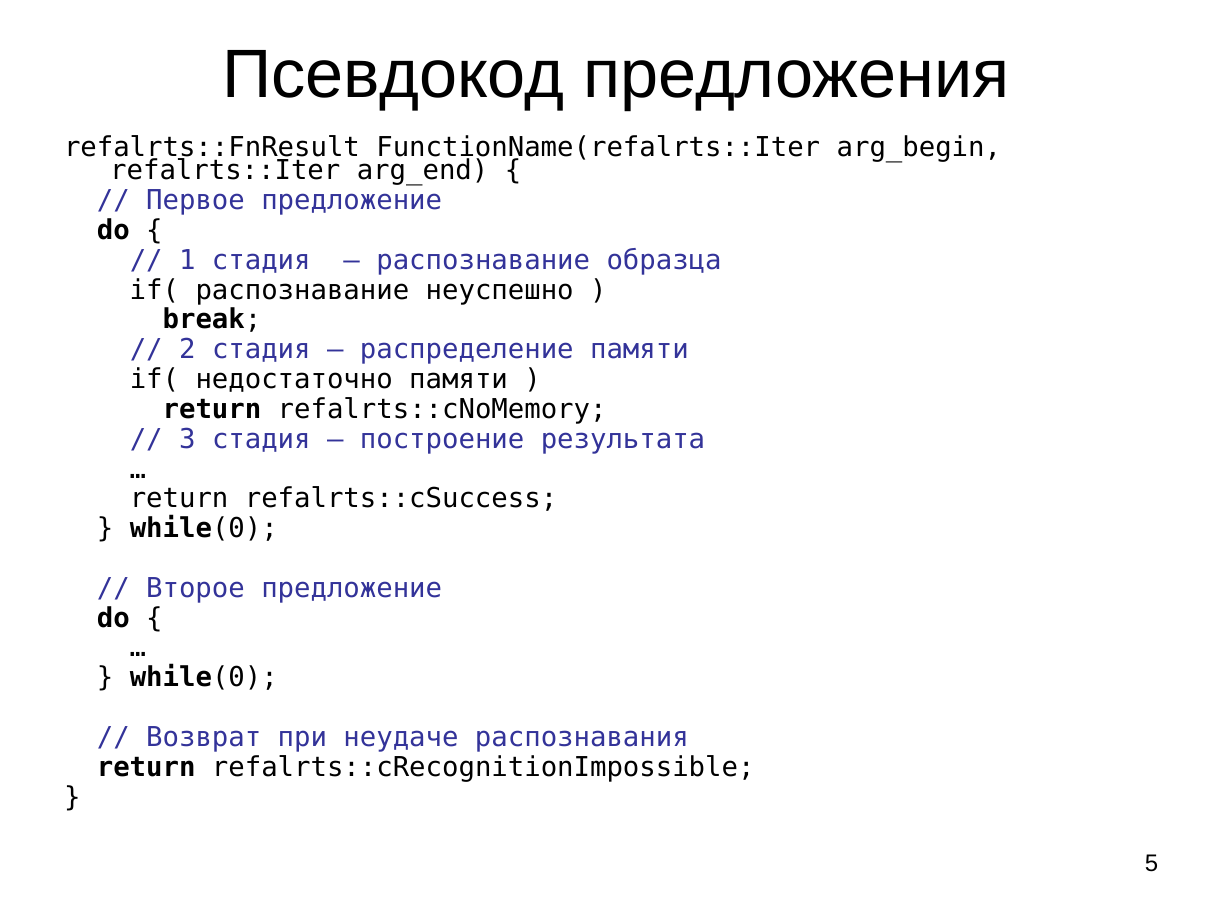
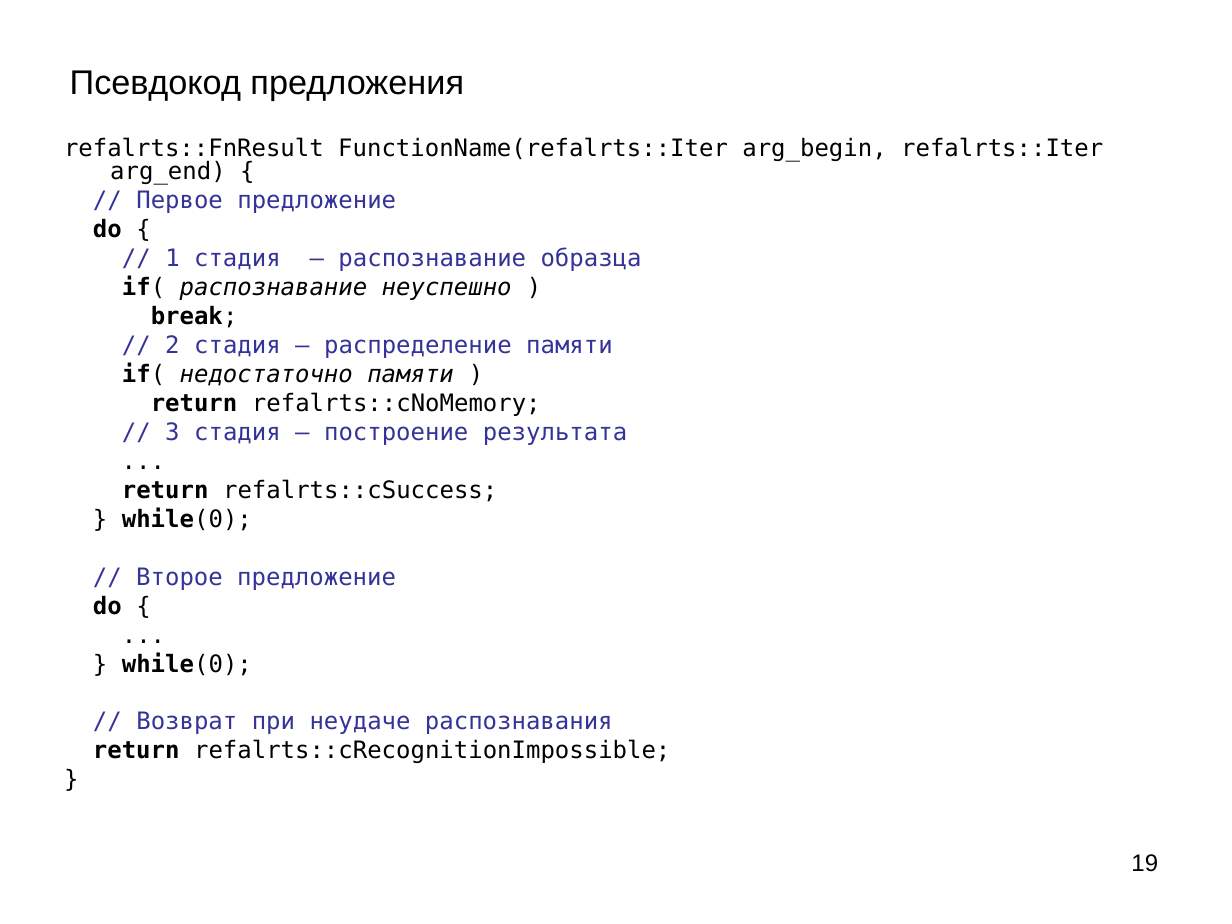
Before and after one commit to bmstu-iu9/refal-5-lambda, a slide deck: slide 19 of doc/Компилятор Простого Рефала.ppt (slide 5 before the commit). Drawn at 1232x924 pixels with LibreOffice and Linux fonts; fonts in the diff are those of the drawing. Boxes give left, top, right and bottom in pixels: in the first picture for what was removed or moved away, otherwise in the second. Text is boxed around its words. In the diff, an @@ line names an element or a change of style, - is before the commit and + after.

```diff
--- a/doc/Компилятор Простого Рефала.ppt
+++ b/doc/Компилятор Простого Рефала.ppt
@@ title "Псевдокод предложения": place and size @@
-title "Псевдокод предложения" at (222, 50, 1009, 109)
+title "Псевдокод предложения" at (70, 70, 464, 101)
@@ title "Псевдокод предложения" at (70, 70, 464, 101): size 40 to 20 pt; alignment centre to left @@
@@ text at (64, 137, 1103, 763): text changed; size 16 to 14 pt @@
-…
+...
@@ text at (64, 137, 1103, 763): text changed; size 16 to 14 pt @@
-…
+...
@@ text at (64, 137, 1103, 763): size 16 to 14 pt; bold on in "if(", "if(", "return"; italic on in "распознавание неуспешно", "недостаточно памяти"; line spacing 0.7 to 0.8 @@
@@ page number at (1131, 854, 1158, 872): text changed @@
-5
+19
```
Also in this commit, not shown: 8 other slides changed, 7 slides added, 3 slides removed, 6 other files.
